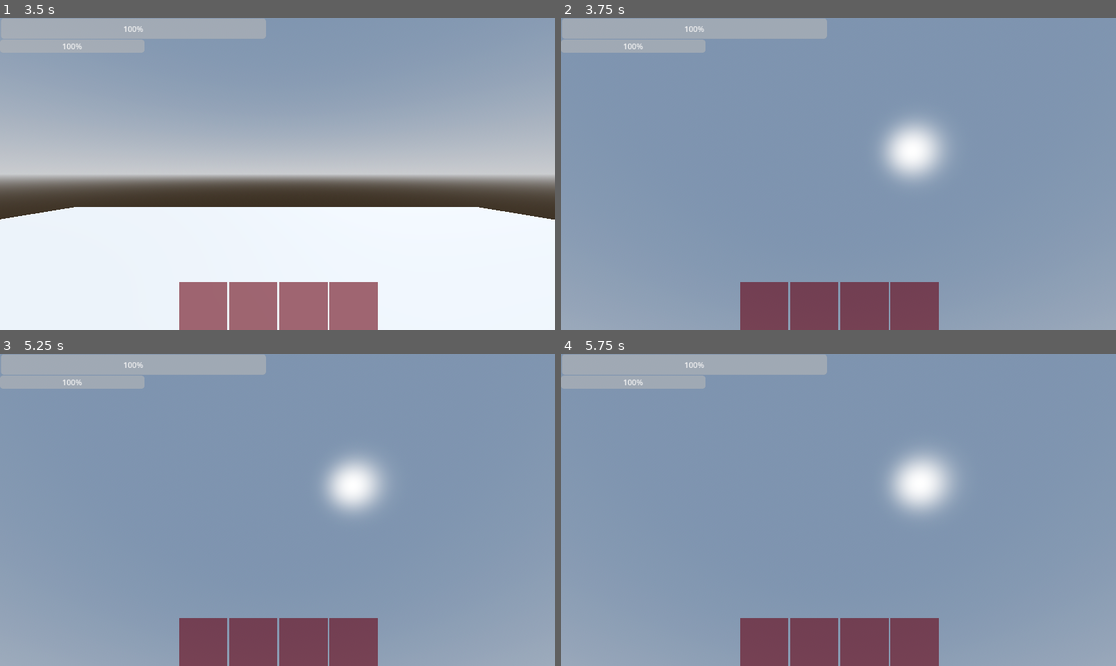
Above: before the commit, frames 1-4 (two rows, left to right).
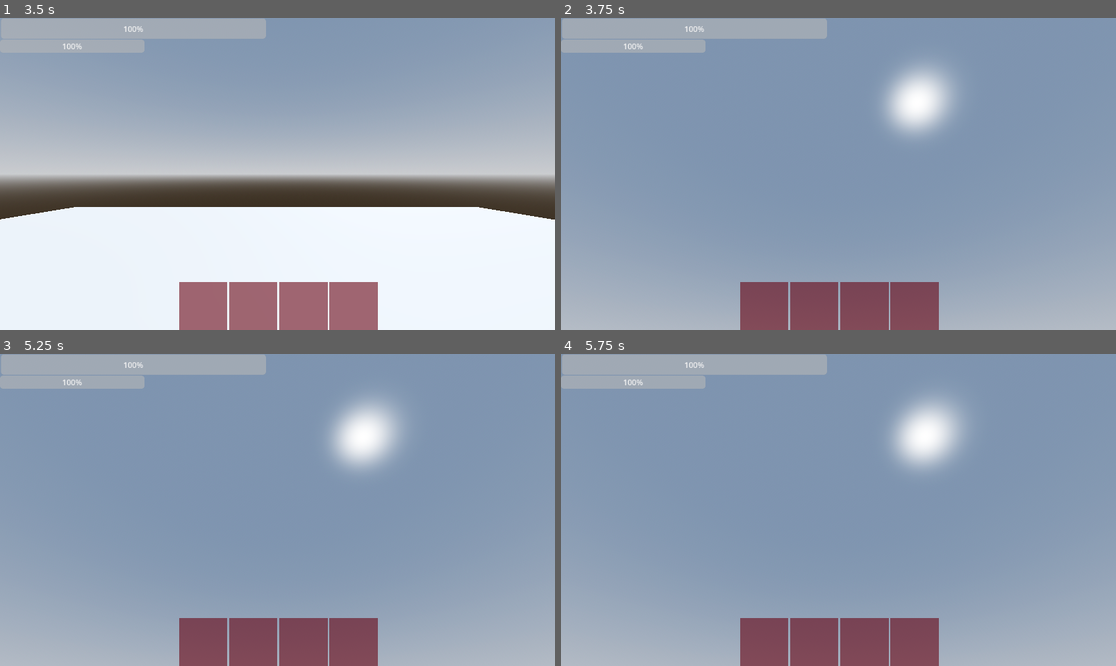
Above: after the commit, the same moments.

Repository: kmarcinkowskij/nucleus
Game: Godot game, scene res://test.tscn
Same seed, same stepped clock (60 frames per second), same inputs: the game is played once before the commit and once after it.
Inputs (mouse positions are in pixels of both pictures, inside the frame that each line leads up to):
- Up to frame 1 (3.5 s): click (205, 305) at 0.5 s; click (255, 305) at 1.25 s; click (305, 305) at 2 s; click (355, 305) at 2.75 s
- Up to frame 2 (3.75 s): tap Enter at 3.5 s; move the mouse to (866, 174) at 3.52 s; hold W (up) from 3.53 s (still down); hold Ctrl (crouch) from 3.53 s (still down)
- Up to frame 3 (5.25 s): keep holding W (up); tap Space (jump) at 3.77, 4.25, 4.52 s; move the mouse to (249, 510) at 4.27 s; release Ctrl (crouch) at 4.28 s; tap Ctrl (crouch) at 4.35 s; tap Enter at 5 s; move the mouse to (288, 503) at 5.02 s; hold Ctrl (crouch) from 5.03 s (still down); tap O (heal) at 5.1 s
- Up to frame 4 (5.75 s): keep holding W (up); keep holding Ctrl (crouch)

Frame 1 is identical in both runs. In frame 2, 7.5% of the frame differs, in the area x 0-100%, y 14-100%; in frame 3, 4.1%; in frame 4, 6.4%.

Commit message:
smoothed out crouch

Diff:
--- a/player.gd
+++ b/player.gd
@@ -41,6 +41,7 @@
 	Health -= Damage
 
 func _physics_process(delta: float) -> void:
+	var tween = get_tree().create_tween();
 	# Add the gravity.
 	if not is_on_floor():
 		velocity += get_gravity() * delta
@@ -63,11 +64,13 @@
 
 	#Handle crouch
 	if Input.is_action_pressed("crouch"):
-		scale.y = 0.6
+
+		tween.tween_property($CollisionShape3D, "scale:y", 0.2, 1.0)
 		if not (Input.is_action_pressed("sprint") and input_dir != Vector2.ZERO and Stamina > 0):
 			speed = CROUCH_SPEED
 	else:
 		scale.y = 1
+		tween.tween_property($CollisionShape3D, "scale:y", 1, 1.0)
 
 	if Input.is_action_just_pressed("pain"):
 		if Health > 0:
--- a/project.godot
+++ b/project.godot
@@ -12,8 +12,12 @@
 
 config/name="fps and walk test"
 run/main_scene="res://test.tscn"
-config/features=PackedStringArray("4.5", "Forward Plus")
+config/features=PackedStringArray("4.3", "Forward Plus")
 config/icon="res://icon.svg"
+
+[dotnet]
+
+project/assembly_name="fps and walk test"
 
 [input]
 
--- a/test.tscn
+++ b/test.tscn
@@ -70,8 +70,8 @@
 [node name="HealthBar" type="ProgressBar" parent="player/UI/in-game HUD"]
 layout_mode = 1
 anchors_preset = -1
-anchor_top = 0.0015432099
-anchor_bottom = 0.0046296297
+anchor_top = 0.00154321
+anchor_bottom = 0.00462963
 offset_right = 550.0
 offset_bottom = 40.0
 step = 1.0
@@ -118,4 +118,4 @@
 layout_mode = 2
 
 [node name="Camera3D" type="Camera3D" parent="."]
-transform = Transform3D(-0.9993181, 0, -0.036922794, 0, 1, 0, 0.036922794, 0, -0.9993181, 0, 4.268261, -10.829302)
+transform = Transform3D(-0.999318, 0, -0.0369228, 0, 1, 0, 0.0369228, 0, -0.999318, 0, 4.26826, -10.8293)
Not shown: 1 places in test.tscn that only renumber resources
